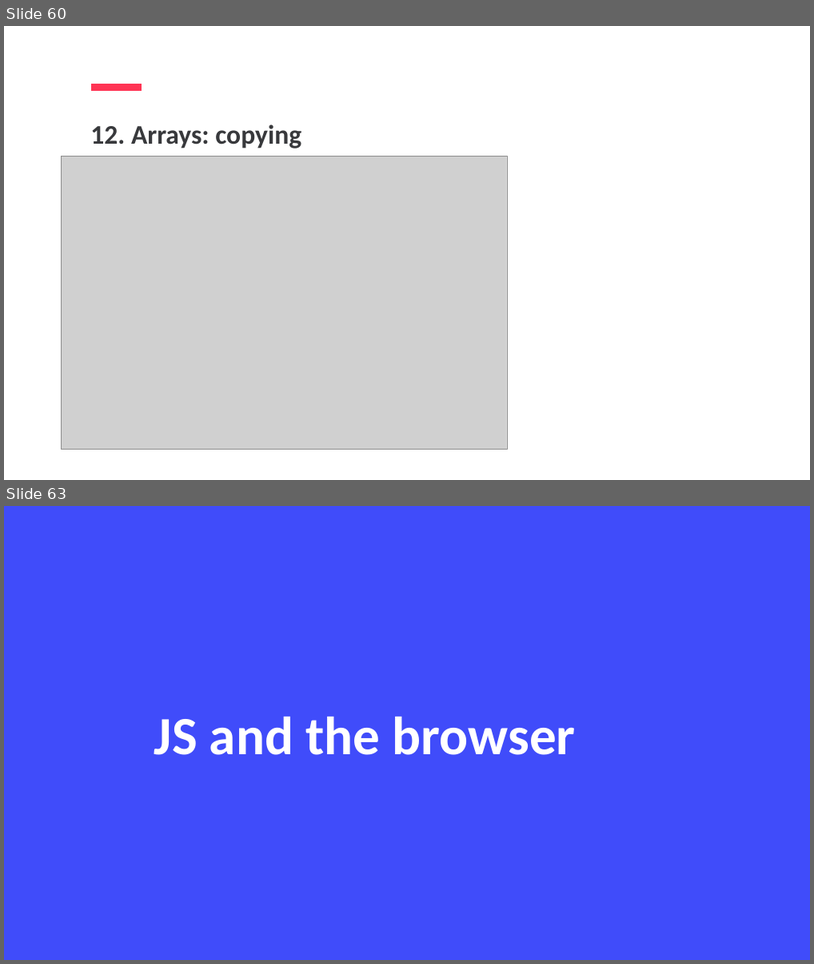
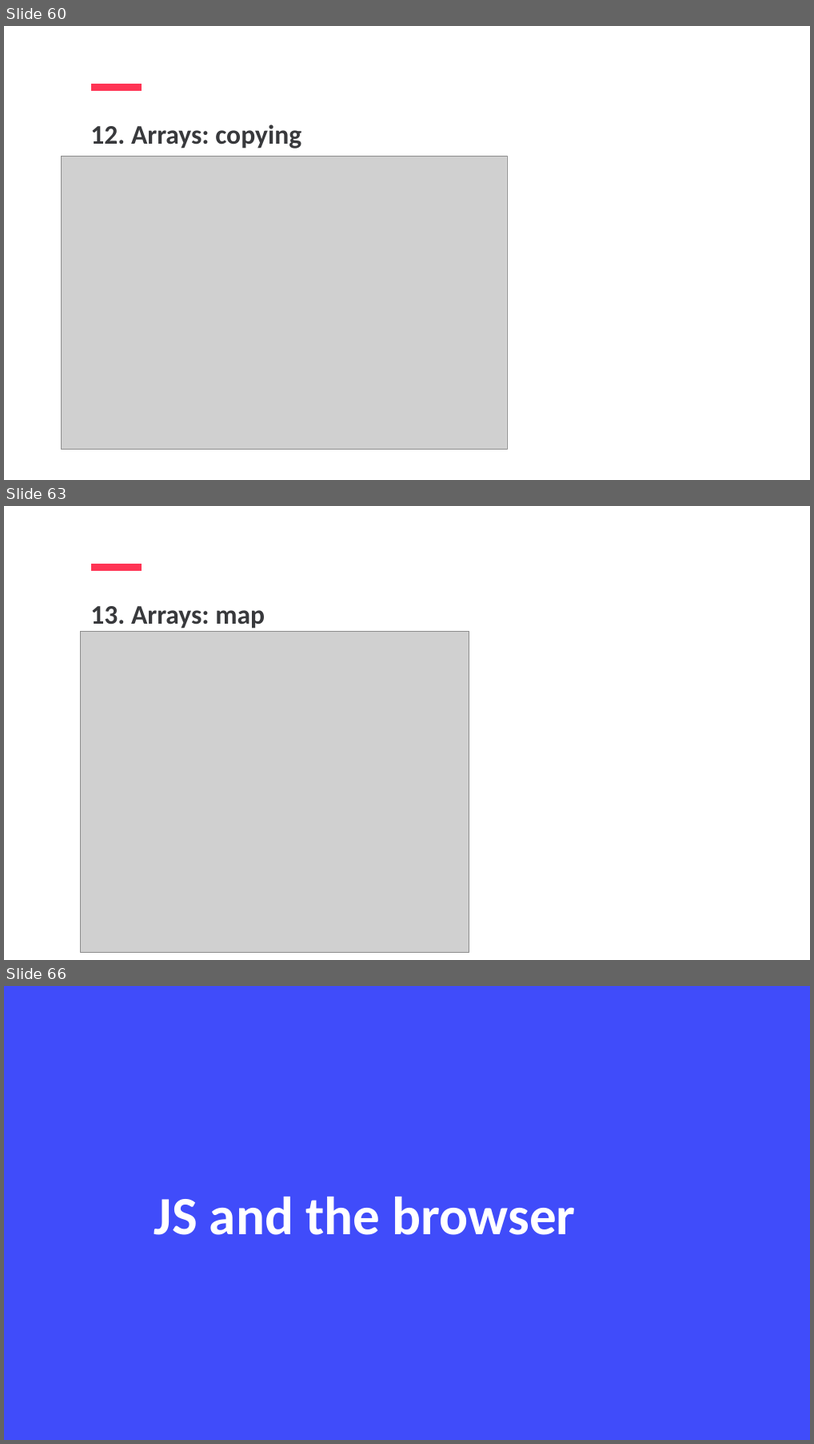
Before and after one commit to jpotapova/js-lecture-1, a slide deck: JS1-Jelizaveta-Potapova.pptx. Shown one above the other, each under a label of ours: slides 60 and 63 before the commit, slides 60, 63 and 66 after it; the slides between them are not shown. The pictures are 814x964 and 814x1444 pixels, drawn with LibreOffice and Linux fonts; fonts in the diff are those of the drawing; grey boxes stand for pictures. Boxes give left, top, right and bottom in pixels: in the first picture for what was removed or moved away, otherwise in the second. Text is boxed around its words. In the diff, an @@ line names an element or a change of style, - is before the commit and + after.

```diff
--- a/JS1-Jelizaveta-Potapova.pptx
+++ b/JS1-Jelizaveta-Potapova.pptx
@@ slide 63 added at box(4, 506, 810, 960), background #FFFFFF @@
@@ line added from (91, 567) to (142, 567), #FF3454 16 pt @@
@@ text added at box(90, 606, 265, 628), 64 pt, text #38393C, bold @@
+13. Arrays: map
@@ picture added at box(80, 631, 470, 952) @@
@@ what was slide 63 is now slide 66 @@
```
Also in this commit, not shown: 5 slides changed, 3 other slides added.
